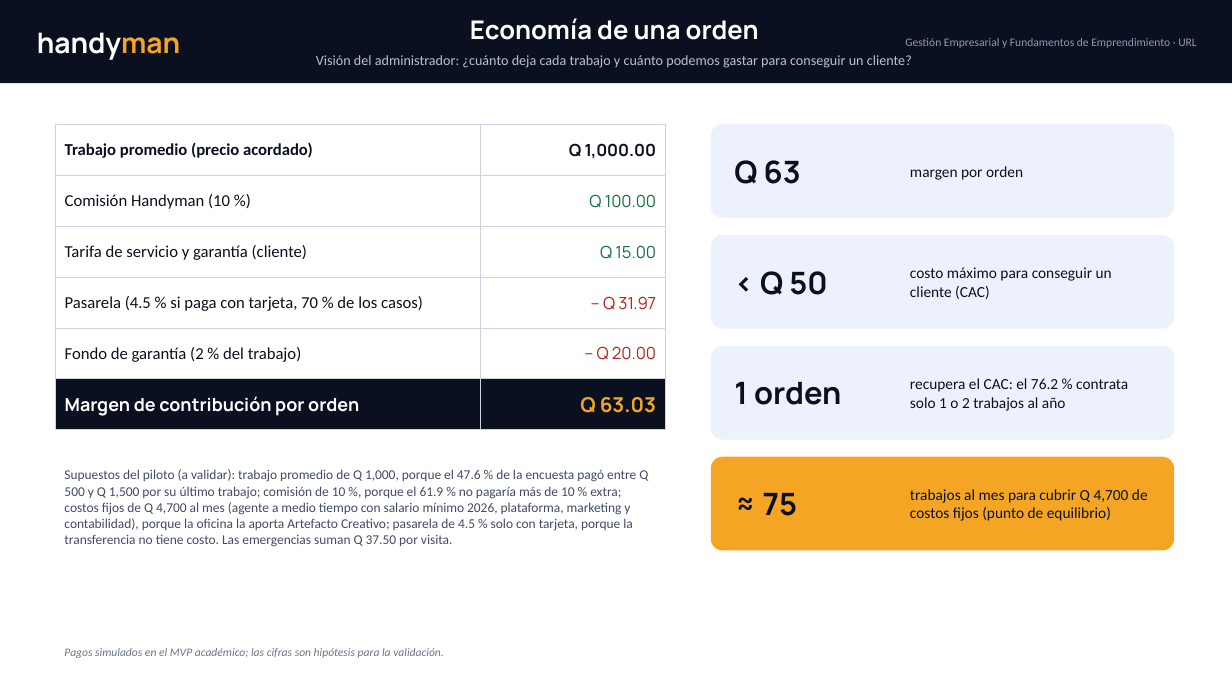
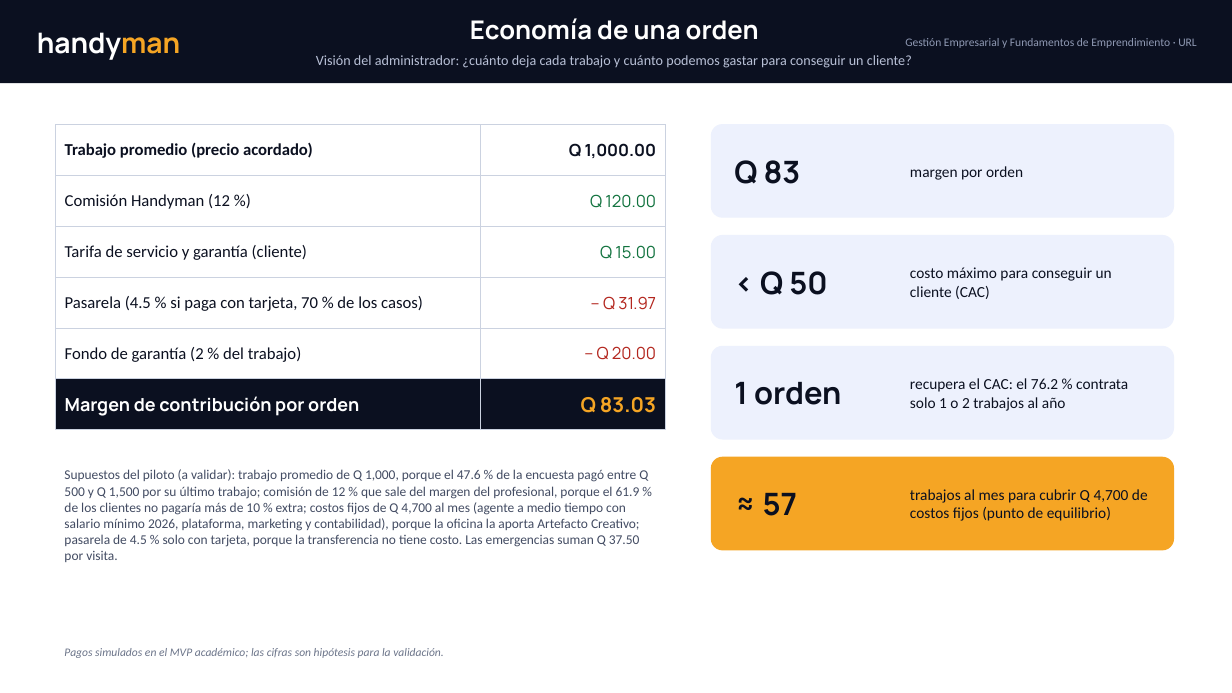
Before and after one commit to matcodez/handyman, a slide deck: slide 3 of docs/Lean_Canvas_Handyman.pptx. Drawn at 1232x693 pixels with LibreOffice and Linux fonts; fonts in the diff are those of the drawing. Boxes give left, top, right and bottom in pixels: in the first picture for what was removed or moved away, otherwise in the second. Text is boxed around its words. In the diff, an @@ line names an element or a change of style, - is before the commit and + after.

```diff
--- a/docs/Lean_Canvas_Handyman.pptx
+++ b/docs/Lean_Canvas_Handyman.pptx
@@ table at <box>55,125,665,420</box> @@
-row 2, column 1: Comisión Handyman (10 %)
+row 2, column 1: Comisión Handyman (12 %)
-row 2, column 2: Q 100.00
+row 2, column 2: Q 120.00
-row 6, column 2: Q 63.03
+row 6, column 2: Q 83.03
@@ text at <box>734,160,801,184</box>: text changed @@
-Q 63
+Q 83
@@ text at <box>64,469,648,562</box>: text changed @@
-Supuestos del piloto (a validar): trabajo promedio de Q 1,000, porque el 47.6 % de la encuesta pagó entre Q 500 y Q 1,500 por su último trabajo; comisión de 10 %, porque el 61.9 % no pagaría más de 10 % extra; costos fijos de Q 4,700 al mes (agente a medio tiempo con salario mínimo 2026, plataforma, marketing y contabilidad), porque la oficina la aporta Artefacto Creativo; pasarela de 4.5 % solo con tarjeta, porque la transferencia no tiene costo. Las emergencias suman Q 37.50 por visita.
+Supuestos del piloto (a validar): trabajo promedio de Q 1,000, porque el 47.6 % de la encuesta pagó entre Q 500 y Q 1,500 por su último trabajo; comisión de 12 % que sale del margen del profesional, porque el 61.9 % de los clientes no pagaría más de 10 % extra; costos fijos de Q 4,700 al mes (agente a medio tiempo con salario mínimo 2026, plataforma, marketing y contabilidad), porque la oficina la aporta Artefacto Creativo; pasarela de 4.5 % solo con tarjeta, porque la transferencia no tiene costo. Las emergencias suman Q 37.50 por visita.
@@ text at <box>763,493,797,516</box>: text changed @@
-≈ 75
+≈ 57
```
Also in this commit, not shown: 2 other slides changed, 8 other files.
